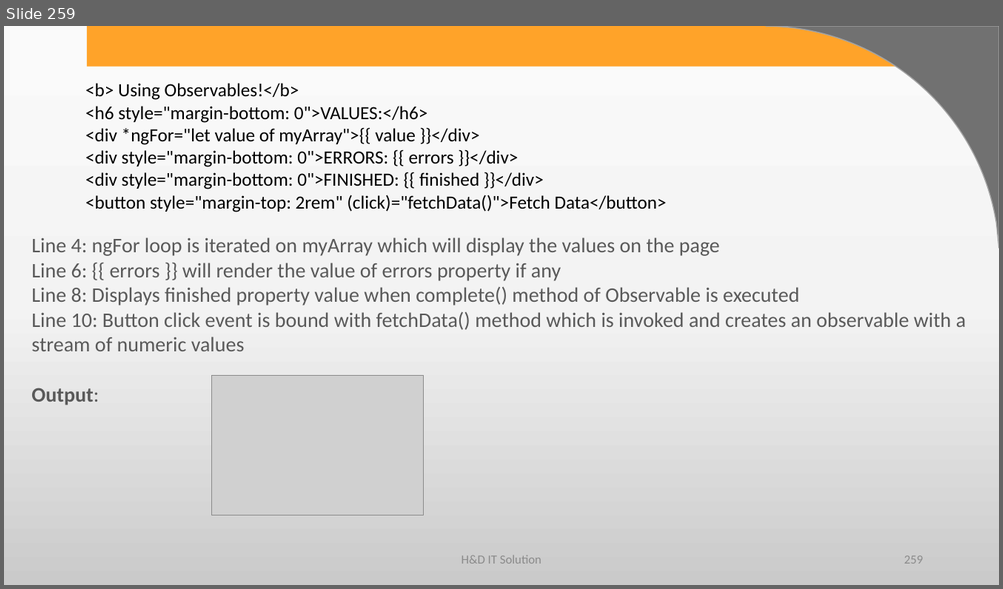
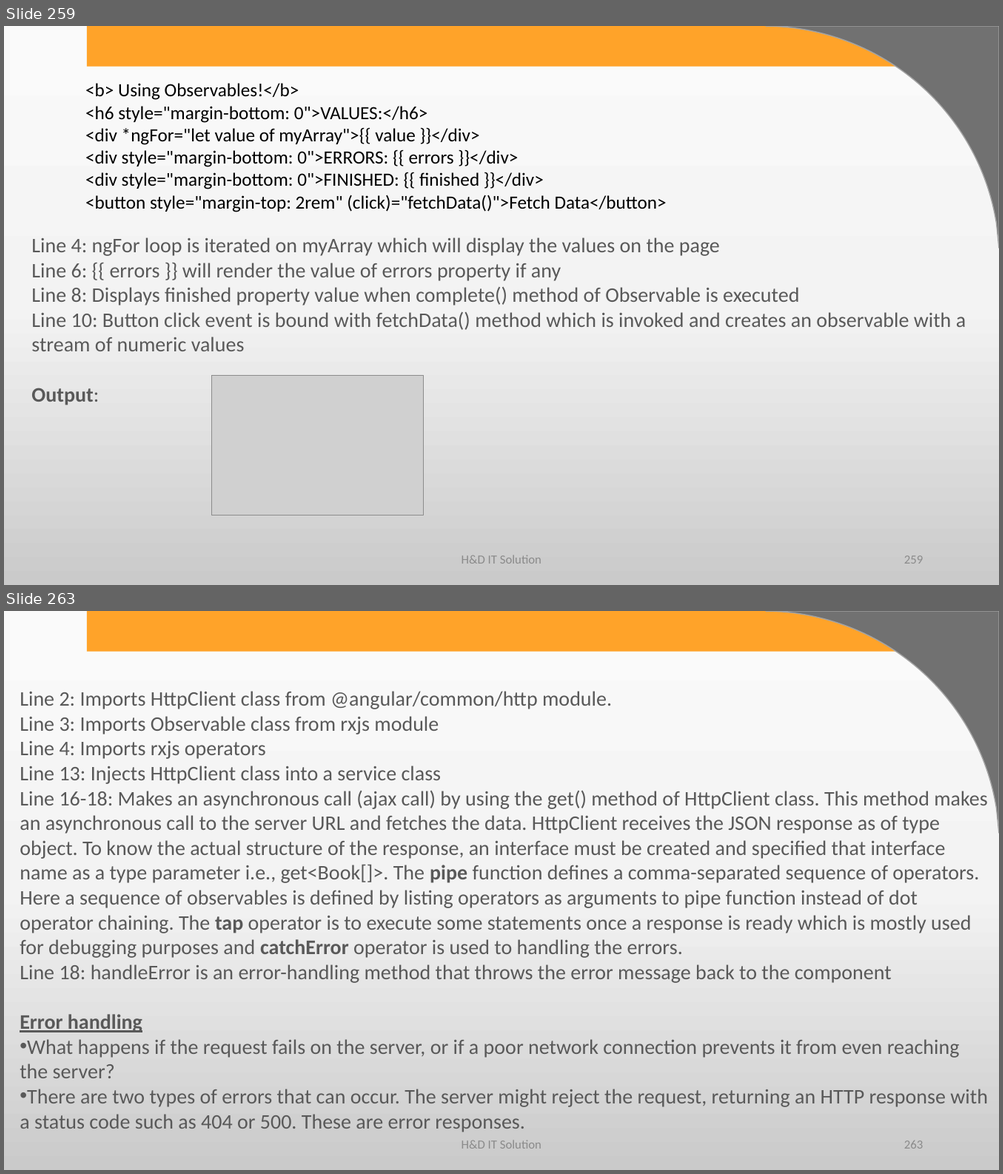
Before and after one commit to harshadasawant/forms, a slide deck: ppt/ANGULAR.pptx. Shown one above the other, each under a label of ours: slide 259 before the commit, slides 259 and 263 after it; the slides between them are not shown. The pictures are 1003x589 and 1003x1174 pixels, drawn with LibreOffice and Linux fonts; fonts in the diff are those of the drawing; grey boxes stand for pictures; background and template pictures are left out. Boxes give left, top, right and bottom in pixels: in the first picture for what was removed or moved away, otherwise in the second. Text is boxed around its words. In the diff, an @@ line names an element or a change of style, - is before the commit and + after.

Commit message:
add ppt

```diff
--- a/ppt/ANGULAR.pptx
+++ b/ppt/ANGULAR.pptx
@@ slide 263 added at (4, 611, 999, 1170), background gradient #FBFBFB to #F4F4F4 to #CBCBCB; not listed: 2 template elements that a slide beside it also shows @@
@@ text added at (20, 691, 987, 1133), 20 pt, text #595959 @@
+Line 2: Imports HttpClient class from @angular/common/http module.
+Line 3: Imports Observable class from rxjs module
+Line 4: Imports rxjs operators
+Line 13: Injects HttpClient class into a service class
+Line 16-18: Makes an asynchronous call (ajax call) by using the get() method of HttpClient class. This method makes an asynchronous call to the server URL and fetches the data. HttpClient receives the JSON response as of type object. To know the actual structure of the response, an interface must be created and specified that interface name as a type parameter i.e., get<Book[]>. The pipe function defines a comma-separated sequence of operators. Here a sequence of observables is defined by listing operators as arguments to pipe function instead of dot operator chaining. The tap operator is to execute some statements once a response is ready which is mostly used for debugging purposes and catchError operator is used to handling the errors.
+Line 18: handleError is an error-handling method that throws the error message back to the component
+Error handling
+• What happens if the request fails on the server, or if a poor network connection prevents it from even reaching the server?
+• There are two types of errors that can occur. The server might reject the request, returning an HTTP response with a status code such as 404 or 500. These are error responses.
@@ text added at (461, 1141, 541, 1149), 12 pt, text #8C8C8C @@
+H&D IT Solution
@@ page number added at (904, 1141, 922, 1149), 12 pt, text #8C8C8C @@
+263
```
Also in this commit, not shown: 22 other slides added, 2 other files.
